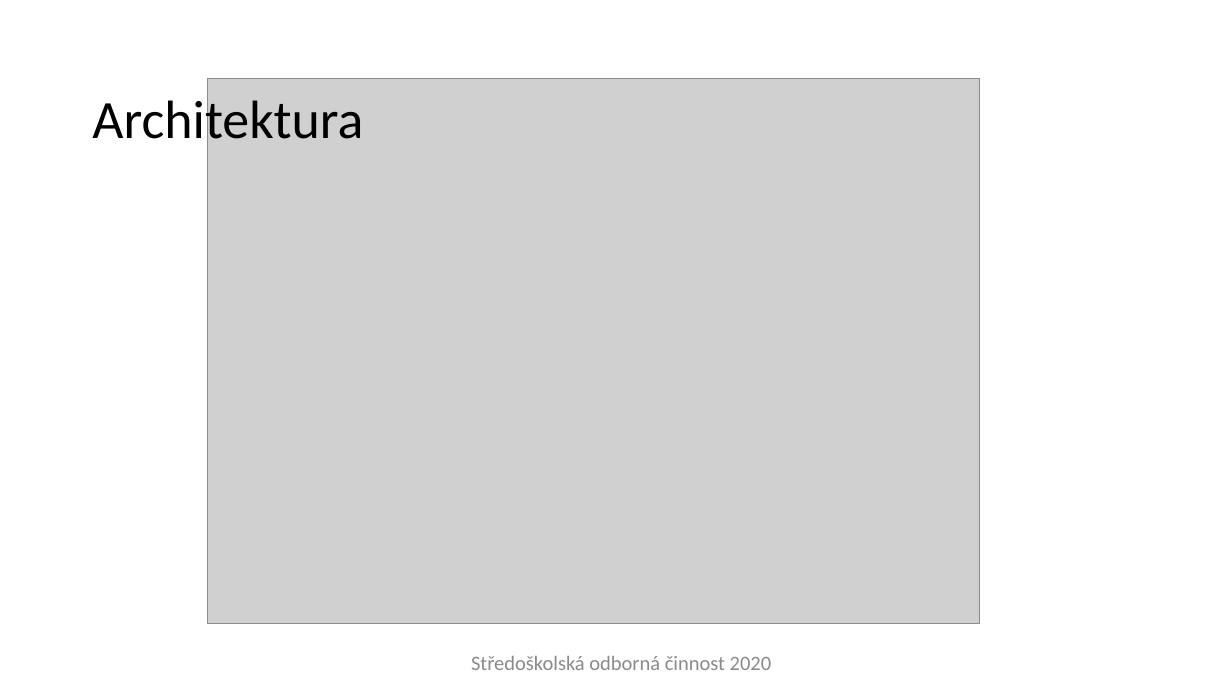
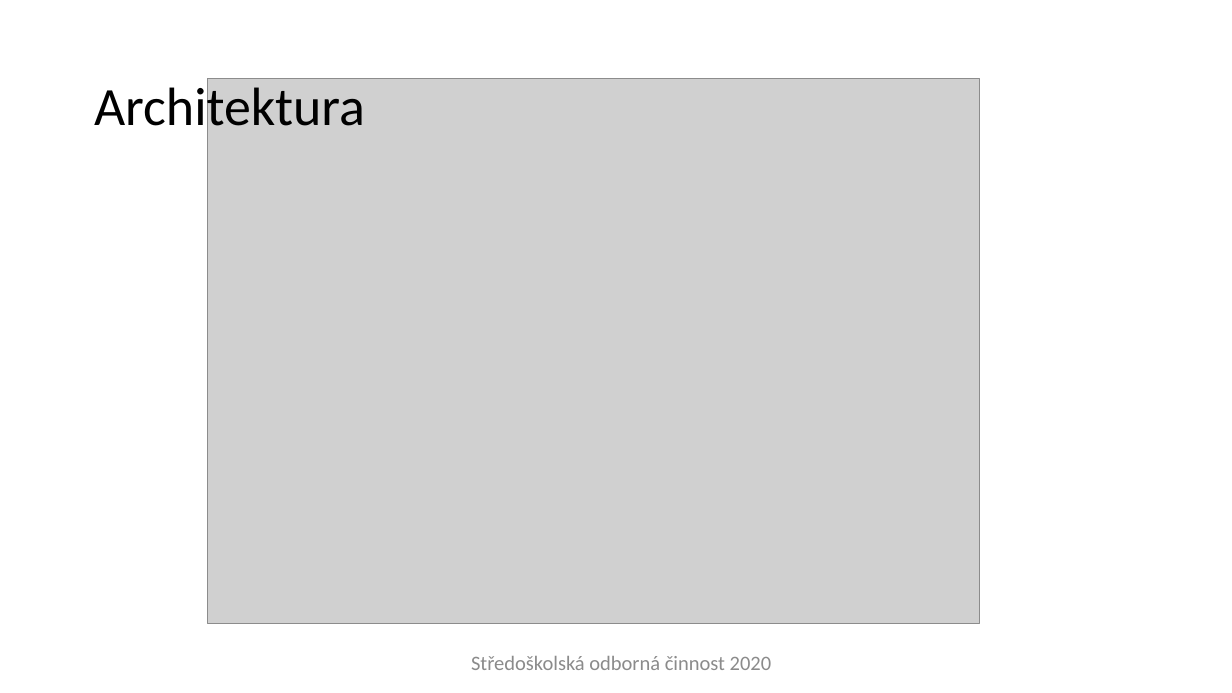
Before and after one commit to ProjectVHD/Dokumentace, a slide deck: slide 5 of Obhajoba.odp. Drawn at 1232x693 pixels with LibreOffice and Linux fonts; fonts in the diff are those of the drawing; grey boxes stand for pictures; background and template pictures are left out. Boxes give left, top, right and bottom in pixels: in the first picture for what was removed or moved away, otherwise in the second. Text is boxed around its words. In the diff, an @@ line names an element or a change of style, - is before the commit and + after.

```diff
--- a/Obhajoba.odp
+++ b/Obhajoba.odp
@@ title "Architektura": place and size @@
-title "Architektura" at box(92, 93, 363, 151)
+title "Architektura" at box(94, 80, 365, 138)
@@ title "Architektura" at box(94, 80, 365, 138): vertical alignment top to middle @@
```
Also in this commit, not shown: 1 other slide changed, 1 slide added.
